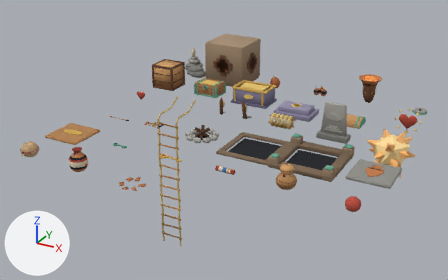
The Blender file art/blender/objetos.blend as it was, and as the next commit left it.
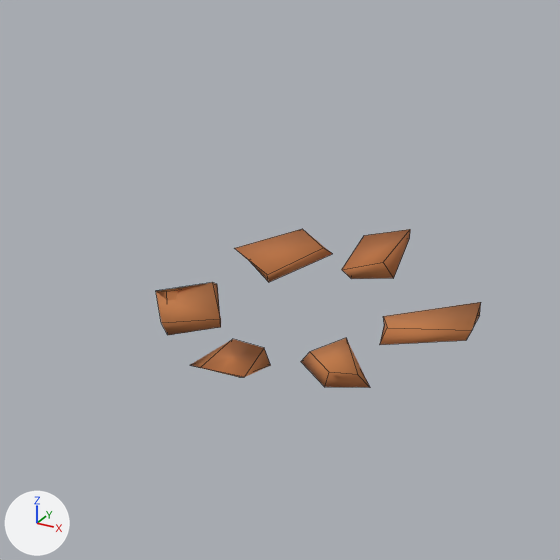
The first picture shows the older version from a 50 mm camera at (14.1, -22.82, 8.48) aimed at (4.11, -4.64, -0.61). The close-ups show the older and then the newer version on the part from 24% to 34% of the width and 56% to 73% of the height of that picture. Only the edits that show in the close-ups are written down. The lights are fixed; the arrows at lower left show +X, +Y and +Z. The close-ups show mesh edges as thin lines.

Before the edit, the objects in view are built like this:
```python
me_vasija_pedazos = bpy.data.meshes.new('vasija_pedazos')
me_vasija_pedazos.from_pydata(...)  # 48 vertices, 36 faces; spans x -0.392..0.436, y -0.392..0.416, z -0.019..0.059
me_vasija_pedazos.polygons.foreach_set('use_smooth', [True] * 36)
me_vasija_pedazos.materials.append(mat_paleta)  # picture img_palette_png
ob_vasija_pedazos = bpy.data.objects.new('vasija_pedazos', me_vasija_pedazos)
ob_vasija_pedazos.location = (4.0, -10.0, 0.0)
```
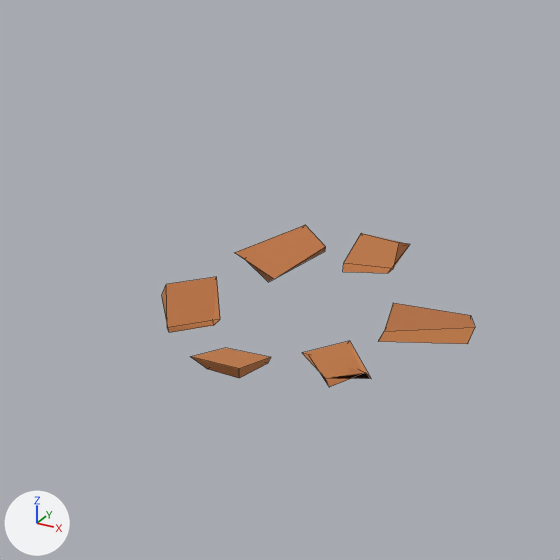
What differs and where, as boxes (x1, y1, x2, y2) in the close-ups (560 x 560 px):
'vasija_pedazos', reshaped
    before: (156, 229, 481, 388)
    after: (162, 225, 475, 387)
part 1 of me_vasija_pedazos, rebuilt
    before: (380, 302, 481, 345)
    after: (379, 303, 475, 344)
part 2 of me_vasija_pedazos, rebuilt (21% shorter)
    before: (191, 339, 271, 377)
    after: (191, 348, 271, 378)
part 3 of me_vasija_pedazos, rebuilt (20% shorter)
    before: (342, 229, 410, 279)
    after: (343, 233, 410, 273)
part 4 of me_vasija_pedazos, rebuilt (8% shorter)
    before: (301, 338, 370, 388)
    after: (302, 341, 371, 387)
part 5 of me_vasija_pedazos, rebuilt (6% narrower, 7% taller)
    before: (235, 229, 332, 282)
    after: (235, 225, 326, 282)
part 6 of me_vasija_pedazos, rebuilt (11% narrower)
    before: (156, 282, 221, 335)
    after: (162, 277, 220, 333)

Edits to the bpy script that builds the scene:
```text
Change me_vasija_pedazos:
    used by ob_vasija_pedazos; location = (4.0, -10.0, 0.0)
    remove me_vasija_pedazos.from_pydata(...)  # 48 vertices, 36 faces; spans x -0.392..0.436, y -0.392..0.416, z -0.019..0.059
    add me_vasija_pedazos.from_pydata(...)  # 48 vertices, 36 faces; spans x -0.366..0.443, y -0.391..0.415, z -0.019..0.064
    me_vasija_pedazos part 1: the loose piece of 8 vertices spanning x 0.152..0.436, y -0.073..0.203, z -0.019..0.056 is rebuilt with 8 vertices and now spans x 0.172..0.443, y -0.059..0.193, z -0.019..0.056
    me_vasija_pedazos part 2: the loose piece of 8 vertices spanning x -0.081..0.063, y -0.392..-0.231, z -0.007..0.033 is rebuilt with 8 vertices and now spans x -0.077..0.053, y -0.391..-0.242, z -0.003..0.054
    me_vasija_pedazos part 3: the loose piece of 8 vertices spanning x -0.123..0.055, y 0.21..0.416, z -0.009..0.059 is rebuilt with 8 vertices and now spans x -0.122..0.062, y 0.204..0.415, z -0.012..0.042
    me_vasija_pedazos part 4: the loose piece of 8 vertices spanning x 0.125..0.319, y -0.298..-0.107, z -0.017..0.058 is rebuilt with 8 vertices and now spans x 0.127..0.321, y -0.29..-0.11, z 0.003..0.036
    me_vasija_pedazos part 5: the loose piece of 8 vertices spanning x -0.361..-0.14, y 0.077..0.32, z 0.003..0.052 is rebuilt with 8 vertices and now spans x -0.354..-0.127, y 0.093..0.318, z -0.005..0.064
    me_vasija_pedazos part 6: the loose piece of 8 vertices spanning x -0.392..-0.179, y -0.261..-0.013, z -0.012..0.054 is rebuilt with 8 vertices and now spans x -0.366..-0.174, y -0.234..-0.016, z -0.009..0.064
```
